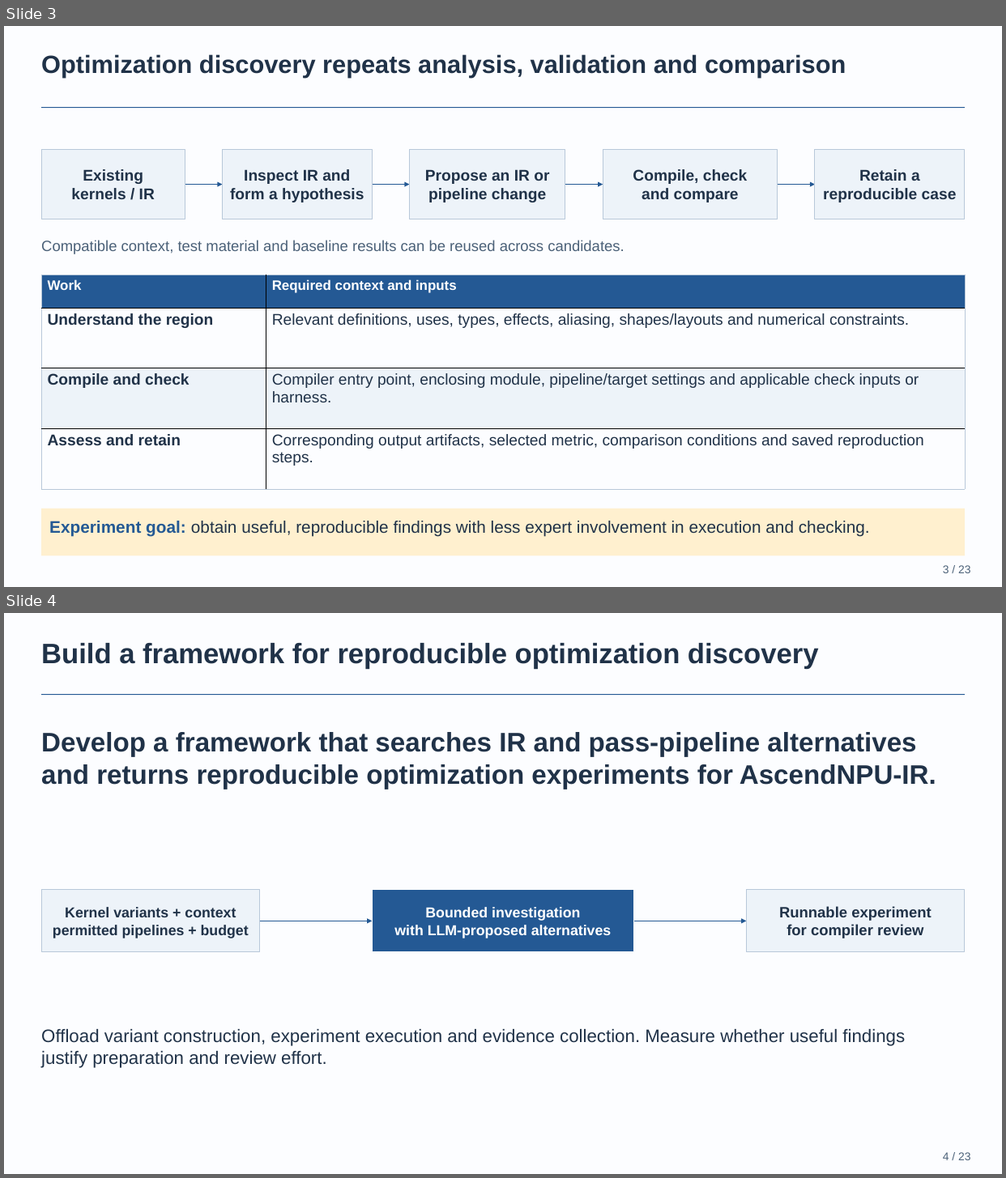
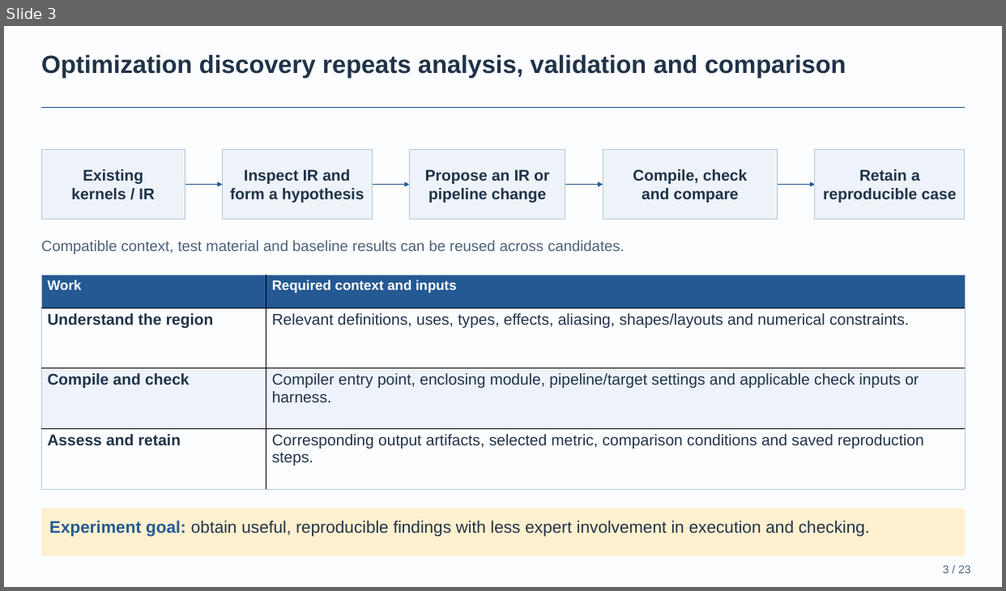
Before and after one commit to BonZirka/ascend-npu-optimization-research, a slide deck: output/ascend-optimization-pitch/ascend-optimization-technical.pptx. Shown one above the other, each under a label of ours: slides 3 and 4 before the commit, slide 3 after it. The pictures are 1006x1178 and 1006x591 pixels, drawn with LibreOffice and Linux fonts; fonts in the diff are those of the drawing. Boxes give left, top, right and bottom in pixels: in the first picture for what was removed or moved away, otherwise in the second. Text is boxed around its words. In the diff, an @@ line names an element or a change of style, - is before the commit and + after.

Commit message:
Define framework responsibilities and finding handoff on slide four
Separate supplied input, LLM proposals, independent tool checks, reproducible findings and engineer review. Clarify the output and remove the early effort-evaluation clause while preserving other slides.

```diff
--- a/output/ascend-optimization-pitch/ascend-optimization-technical.pptx
+++ b/output/ascend-optimization-pitch/ascend-optimization-technical.pptx
@@ slide 4 removed at [4,613,1002,1174], background #FCFDFF @@
@@ text removed at [41,643,819,669] @@
-Build a framework for reproducible optimization discovery
@@ rectangle removed at [41,694,964,695] @@
@@ text removed at [41,732,936,789] @@
-Develop a framework that searches IR and pass-pipeline alternatives and returns reproducible optimization experiments for AscendNPU-IR.
@@ rectangle removed at [41,889,260,952] @@
-Kernel variants + context
-permitted pipelines + budget
@@ rectangle removed at [373,889,634,952] @@
-Bounded investigation
-with LLM-proposed alternatives
@@ rectangle removed at [746,889,965,952] @@
-Runnable experiment
-for compiler review
@@ arrow removed from (260, 922) to (373, 922) @@
@@ arrow removed from (633, 922) to (746, 922) @@
@@ text removed at [41,1029,905,1068] @@
-Offload variant construction, experiment execution and evidence collection. Measure whether useful findings justify preparation and review effort.
@@ text removed at [943,1152,970,1161] @@
-4 / 23
```
Also in this commit, not shown: 1 slide added, 4 other files.
